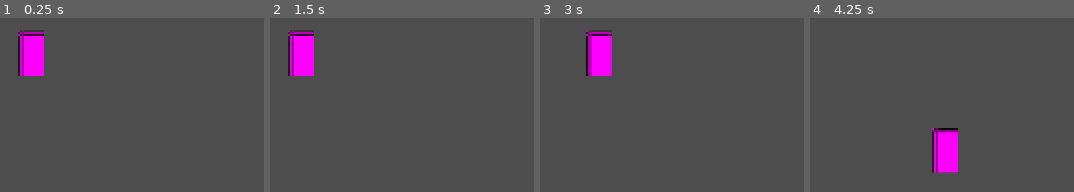
Above: before the commit, frames 1-4 (left to right).
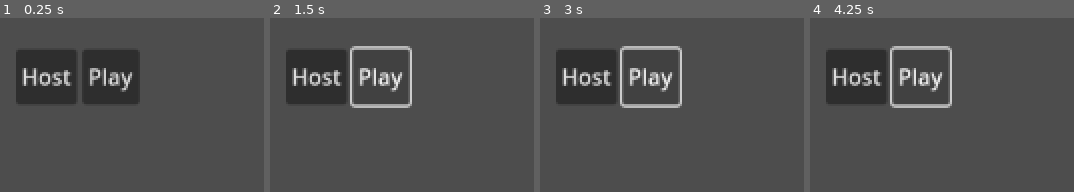
Above: after the commit, the same moments.

Repository: bartoszcholewa/2d-multiplayer-course
Game: Godot game, scene res://ui/main_menu/main_menu.tscn
Two runs of this game, one before a commit and one after it. Both use one fixed random seed, a clock stepped at 60 frames per second and the inputs below. Before the commit the project starts from res://main.tscn.
Inputs (mouse positions are in pixels of both pictures, inside the frame that each line leads up to):
- Up to frame 1 (0.25 s): no input
- Up to frame 2 (1.5 s): click (314, 77) at 0.5 s, where only the run after the commit has a clickable "Host"; click (380, 77) at 1.25 s, where only the run after the commit has a clickable "Play"
- Up to frame 3 (3 s): click (650, 77) at 2 s, where only the run after the commit has a clickable "Play"; tap Enter at 2.75 s; hold D (move_right) from 2.78 s (still down)
- Up to frame 4 (4.25 s): release D (move_right) at 3.53 s; hold S (move_down) from 3.53 s (still down)

The runs differ from the first frame. In frame 1, 14% of the frame differs, in the area x 6-54%, y 6-50%; in frame 2, 10%; in frame 3, 10%; in frame 4, 12%.

Commit message:
Lesson 4 - Main Menu

Diff:
--- a/project.godot
+++ b/project.godot
@@ -11,7 +11,7 @@
 [application]
 
 config/name="2DMultiplayerCource"
-run/main_scene="uid://ej1u6umes6d5"
+run/main_scene="uid://c7kxd6jegwvb3"
 config/features=PackedStringArray("4.5", "Forward Plus")
 config/icon="res://icon.svg"
 
@@ -38,7 +38,6 @@
 gdscript/warnings/unsafe_method_access=1
 gdscript/warnings/unsafe_cast=1
 gdscript/warnings/unsafe_call_argument=1
-gdscript/warnings/return_value_discarded=1
 
 [editor]
 
--- /dev/null
+++ b/ui/main_menu/main_menu.gd
@@ -0,0 +1,15 @@
+extends Control
+@onready var host_button: Button = $%HostButton
+@onready var play_button: Button = $%PlayButton
+
+
+func _ready() -> void:
+	host_button.pressed.connect(_on_host_pressed)
+	play_button.pressed.connect(_on_play_pressed)
+
+
+func _on_host_pressed() -> void:
+	pass
+
+func _on_play_pressed() -> void:
+	pass
--- /dev/null
+++ b/ui/main_menu/main_menu.tscn
@@ -0,0 +1,36 @@
+[gd_scene load_steps=2 format=3 uid="uid://c7kxd6jegwvb3"]
+
+[ext_resource type="Script" uid="uid://bu28kw4ircjyh" path="res://ui/main_menu/main_menu.gd" id="1_uhj5c"]
+
+[node name="MainMenu" type="Control"]
+layout_mode = 3
+anchors_preset = 15
+anchor_right = 1.0
+anchor_bottom = 1.0
+grow_horizontal = 2
+grow_vertical = 2
+script = ExtResource("1_uhj5c")
+
+[node name="HBoxContainer" type="HBoxContainer" parent="."]
+layout_mode = 1
+anchors_preset = 8
+anchor_left = 0.5
+anchor_top = 0.5
+anchor_right = 0.5
+anchor_bottom = 0.5
+offset_left = -44.5
+offset_top = -20.0
+offset_right = 44.5
+offset_bottom = 20.0
+grow_horizontal = 2
+grow_vertical = 2
+
+[node name="HostButton" type="Button" parent="HBoxContainer"]
+unique_name_in_owner = true
+layout_mode = 2
+text = "Host"
+
+[node name="PlayButton" type="Button" parent="HBoxContainer"]
+unique_name_in_owner = true
+layout_mode = 2
+text = "Play"
Not shown, added: ui/main_menu/main_menu.gd.uid
